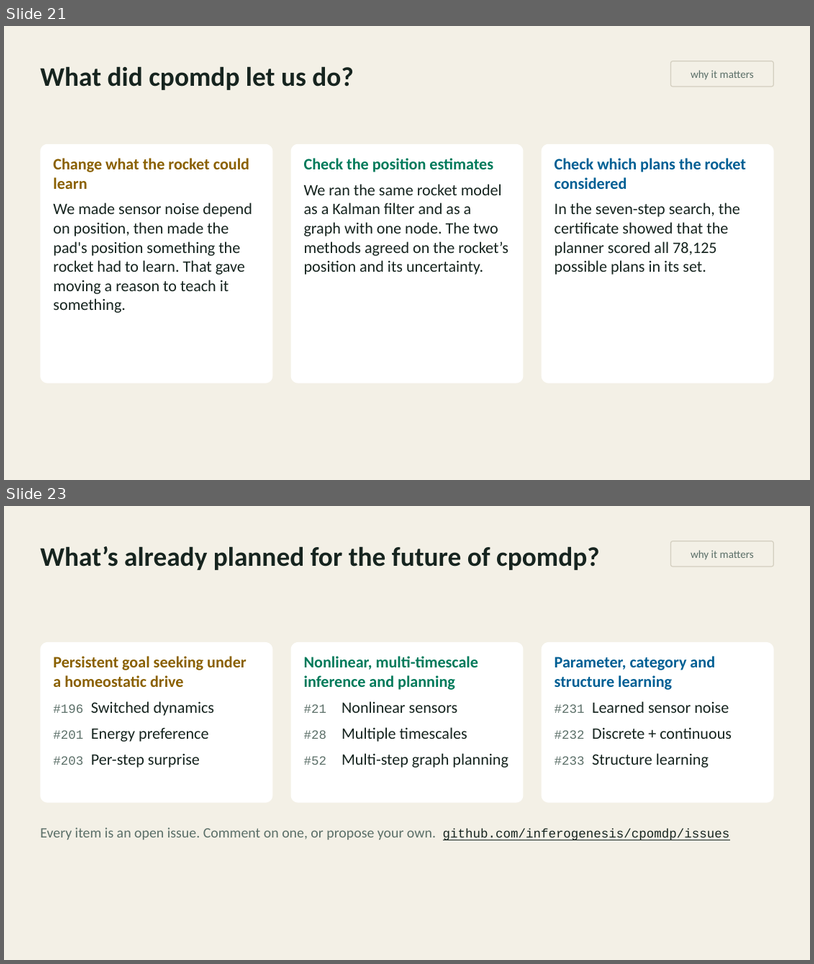
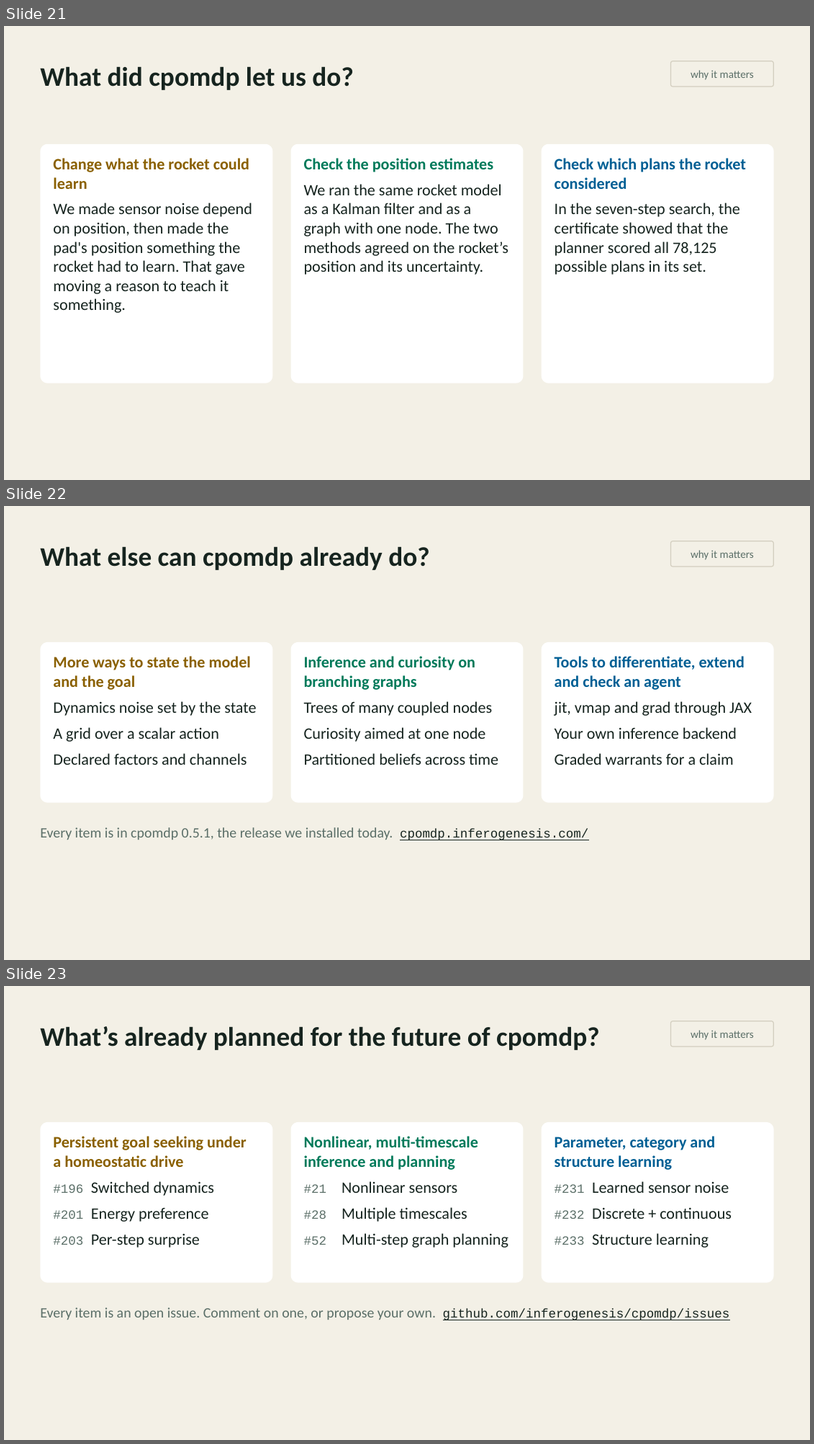
Before and after one commit to inferogenesis/cpomdp-workshop, a slide deck: deck/cpomdp_symposium_2026.pptx. Shown one above the other, each under a label of ours: slides 21 and 23 before the commit, slides 21, 22 and 23 after it; the slides between them are not shown. The pictures are 814x964 and 814x1444 pixels, drawn with LibreOffice and Linux fonts; fonts in the diff are those of the drawing. Boxes give left, top, right and bottom in pixels: in the first picture for what was removed or moved away, otherwise in the second. Text is boxed around its words. In the diff, an @@ line names an element or a change of style, - is before the commit and + after.

```diff
--- a/deck/cpomdp_symposium_2026.pptx
+++ b/deck/cpomdp_symposium_2026.pptx
@@ slide 22 added at (4,506,810,960), background #F3F0E6 @@
@@ text added at (40,546,430,570), 32 pt, text #16241F, bold @@
+What else can cpomdp already do?
@@ rounded rectangle added at (671,541,774,566), outline #D3CEBF 1 pt, 13 pt, text #5B6F68 @@
+why it matters
@@ rounded rectangle added at (40,642,273,803), fill #FFFFFF, 19 pt, text #16241F @@
+More ways to state the model and the goal
+Dynamics noise set by the state
+A grid over a scalar action
+Declared factors and channels
@@ rounded rectangle added at (291,642,523,803), fill #FFFFFF, 19 pt, text #16241F @@
+Inference and curiosity on branching graphs
+Trees of many coupled nodes
+Curiosity aimed at one node
+Partitioned beliefs across time
@@ rounded rectangle added at (542,642,774,803), fill #FFFFFF, 19 pt, text #16241F @@
+Tools to differentiate, extend and check an agent
+jit, vmap and grad through JAX
+Your own inference backend
+Graded warrants for a claim
@@ text added at (40,827,589,840), 17 pt, text #5B6F68 @@
+Every item is in cpomdp 0.5.1, the release we installed today. cpomdp.inferogenesis.com/
```
Also in this commit, not shown: 1 slide changed, 1 slide removed, 8 other files.
